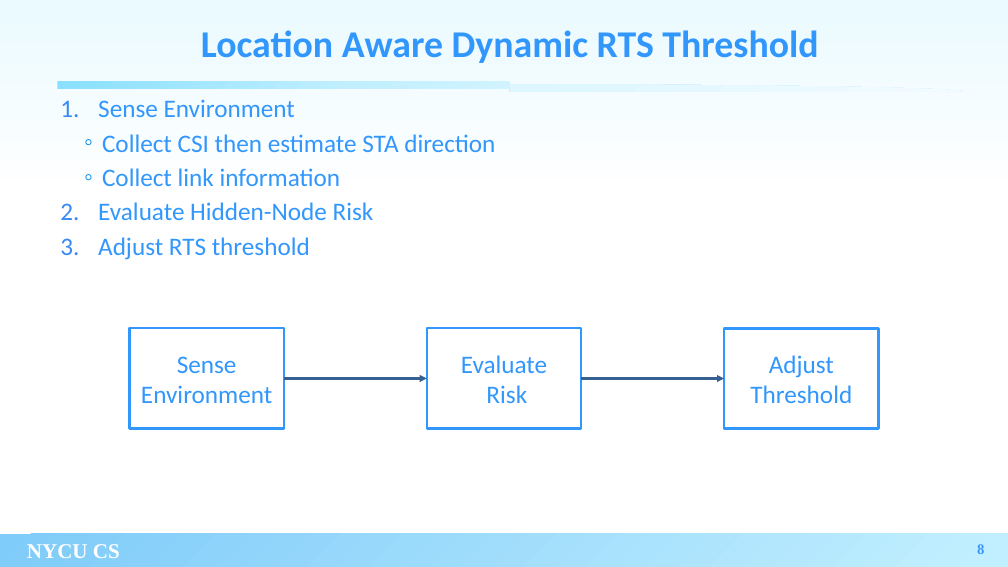
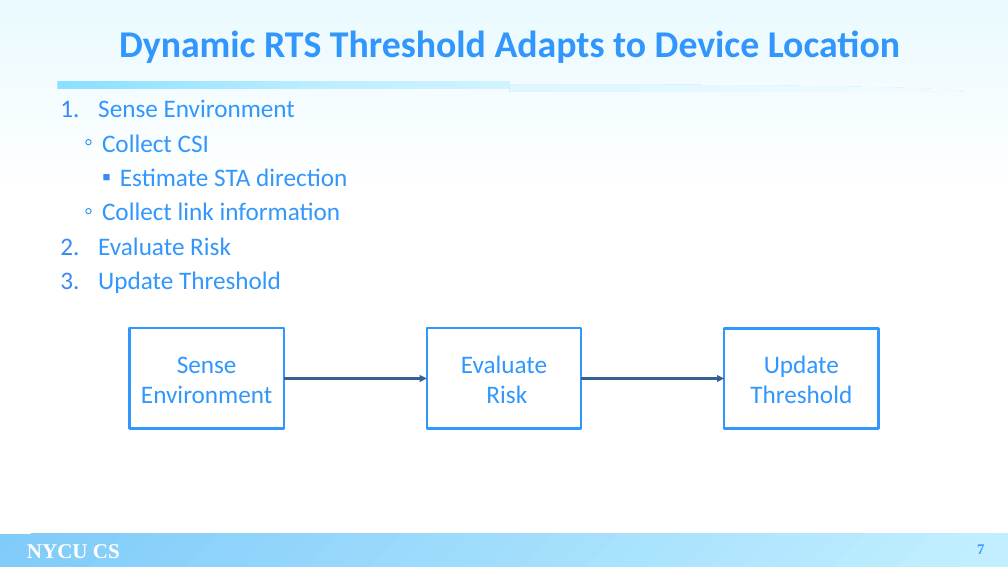
Before and after one commit to xoxonut/thesis, a slide deck: slide 7 of thesis proposal 7_20.pptx (slide 8 before the commit). Drawn at 1008x567 pixels with LibreOffice and Linux fonts; fonts in the diff are those of the drawing; background and template pictures are left out. Boxes give left, top, right and bottom in pixels: in the first picture for what was removed or moved away, otherwise in the second. Text is boxed around its words. In the diff, an @@ line names an element or a change of style, - is before the commit and + after.

```diff
--- a/thesis proposal 7_20.pptx
+++ b/thesis proposal 7_20.pptx
@@ title at bbox=[119, 30, 900, 63]: text changed @@
-Location Aware Dynamic RTS Threshold
+Dynamic RTS Threshold Adapts to Device Location
@@ text at bbox=[102, 134, 347, 186]: text changed @@
-  ◦ Collect CSI then estimate STA direction
+  ◦ Collect CSI
+    ▪ Estimate STA direction
@@ text at bbox=[98, 237, 281, 293]: text changed @@
-2. Evaluate Hidden-Node Risk
-3. Adjust RTS threshold
+2. Evaluate Risk
+3. Update Threshold
@@ text in rectangle at bbox=[750, 355, 852, 403]: text changed @@
-Adjust
-Threshold
+Update
+Threshold
@@ page number at bbox=[977, 544, 984, 554]: text changed @@
-8
+7
```
Also in this commit, not shown: 3 other slides changed, 2 other files.
